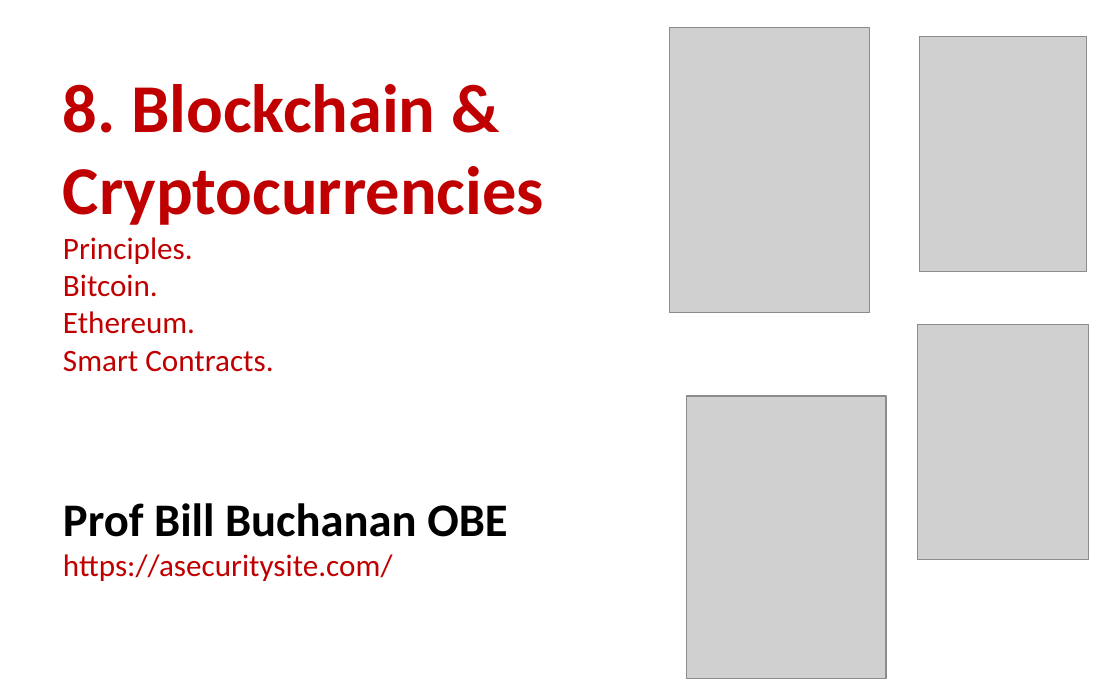
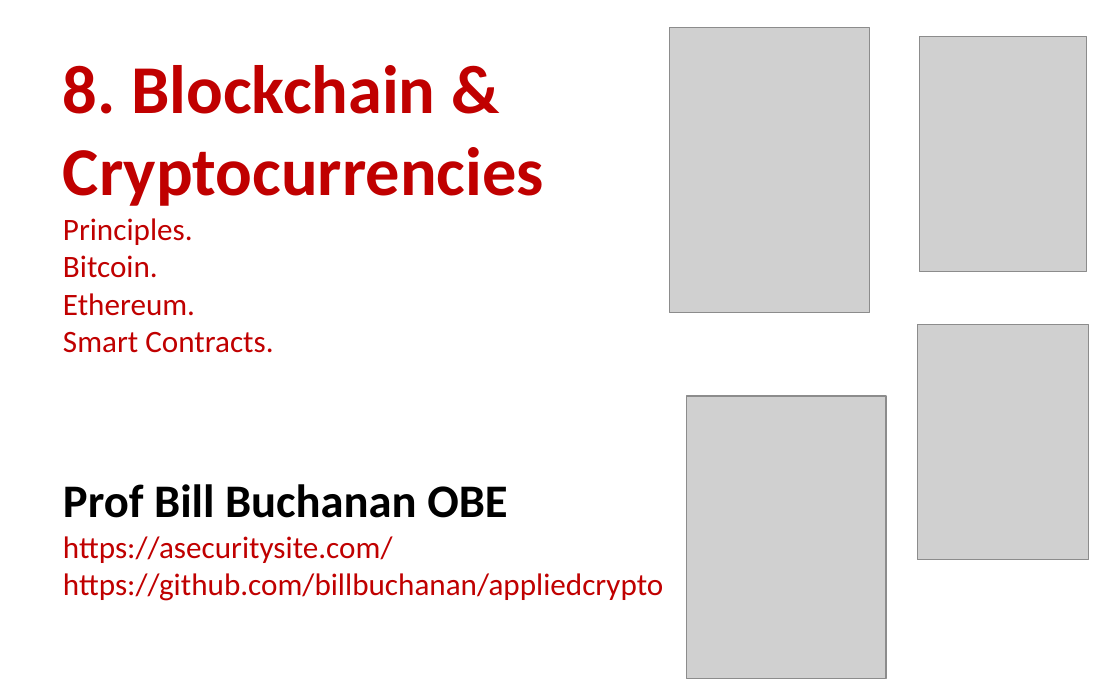
Before and after one commit to billbuchanan/appliedcrypto, a slide deck: slide 14 of unit00_introduction/unit01_introduction.pptx (slide 15 before the commit). Drawn at 1120x700 pixels with LibreOffice and Linux fonts; fonts in the diff are those of the drawing; grey boxes stand for pictures. Boxes give left, top, right and bottom in pixels: in the first picture for what was removed or moved away, otherwise in the second. Text is boxed around its words. In the diff, an @@ line names an element or a change of style, - is before the commit and + after.

```diff
--- a/unit00_introduction/unit01_introduction.pptx
+++ b/unit00_introduction/unit01_introduction.pptx
@@ title at (63, 65, 663, 601): text changed @@
-8. Blockchain & Cryptocurrencies
-Principles.
-Bitcoin.
-Ethereum.
-Smart Contracts.
-Prof Bill Buchanan OBE
-https://asecuritysite.com/
+8. Blockchain & Cryptocurrencies
+Principles.
+Bitcoin.
+Ethereum.
+Smart Contracts.
+Prof Bill Buchanan OBE
+https://asecuritysite.com/
+https://github.com/billbuchanan/appliedcrypto
```
Also in this commit, not shown: 12 other slides changed, 1 slide added, 1 slide removed, 5 other files.
